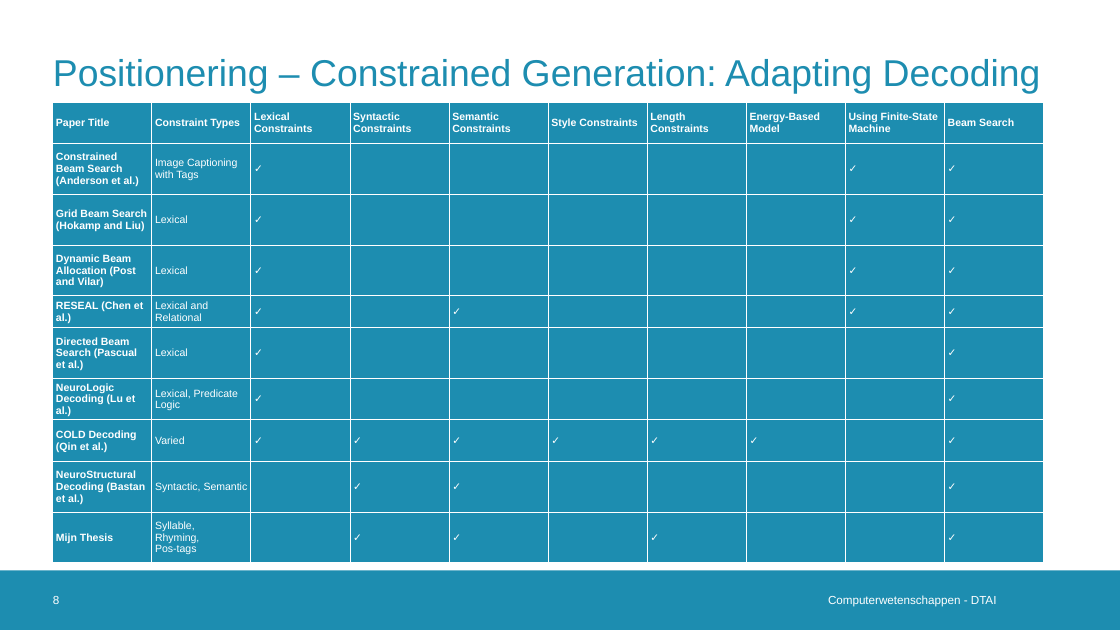
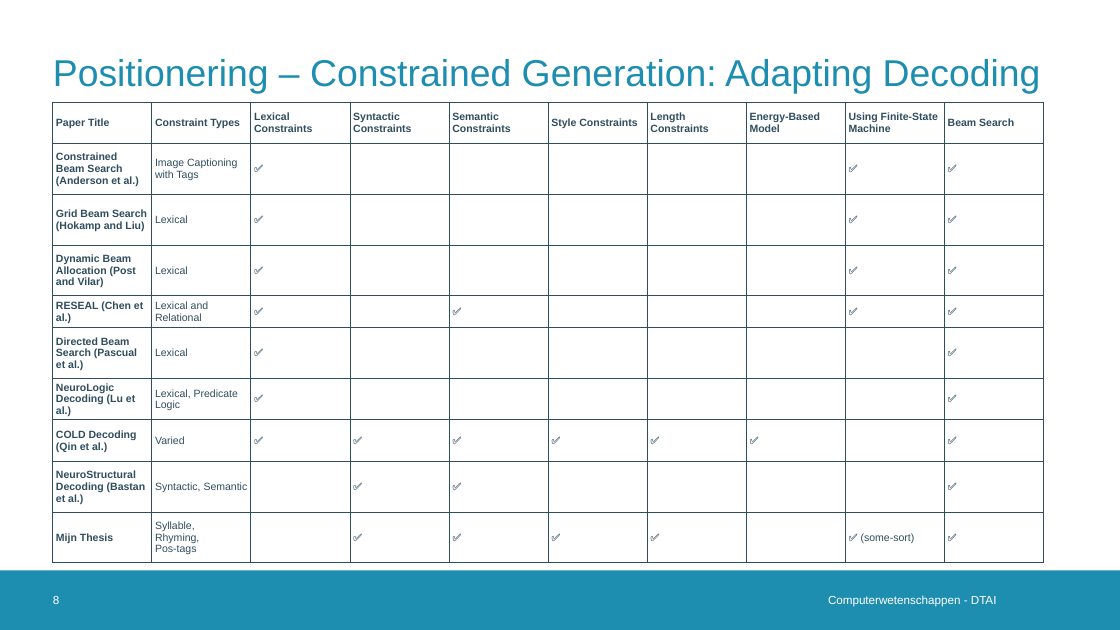
Before and after one commit to Alintermans/Thesis, a slide deck: slide 8 of Presentations/Third Intermediate Presentation/Presentation.pptx. Drawn at 1120x630 pixels with LibreOffice and Linux fonts; fonts in the diff are those of the drawing; background and template pictures are left out. Boxes give left, top, right and bottom in pixels: in the first picture for what was removed or moved away, otherwise in the second. Text is boxed around its words. In the diff, an @@ line names an element or a change of style, - is before the commit and + after.

```diff
--- a/Presentations/Third Intermediate Presentation/Presentation.pptx
+++ b/Presentations/Third Intermediate Presentation/Presentation.pptx
@@ table at box(53, 103, 1044, 564) @@
-row 2: Constrained Beam Search (Anderson et al.) | Image Captioning with Tags | ✓ |  |  |  |  |  | ✓ | ✓
+row 2: Constrained Beam Search (Anderson et al.) | Image Captioning with Tags | ✅ |  |  |  |  |  | ✅ | ✅
-row 3: Grid Beam Search (Hokamp and Liu) | Lexical | ✓ |  |  |  |  |  | ✓ | ✓
+row 3: Grid Beam Search (Hokamp and Liu) | Lexical | ✅ |  |  |  |  |  | ✅ | ✅
-row 4: Dynamic Beam Allocation (Post and Vilar) | Lexical | ✓ |  |  |  |  |  | ✓ | ✓
+row 4: Dynamic Beam Allocation (Post and Vilar) | Lexical | ✅ |  |  |  |  |  | ✅ | ✅
-row 5: RESEAL (Chen et al.) | Lexical and Relational | ✓ |  | ✓ |  |  |  | ✓ | ✓
+row 5: RESEAL (Chen et al.) | Lexical and Relational | ✅ |  | ✅ |  |  |  | ✅ | ✅
-row 6, column 3: ✓
+row 6, column 3: ✅
-row 6, column 10: ✓
+row 6, column 10: ✅
-row 7, column 3: ✓
+row 7, column 3: ✅
-row 7, column 10: ✓
+row 7, column 10: ✅
-row 8: COLD Decoding (Qin et al.) | Varied | ✓ | ✓ | ✓ | ✓ | ✓ | ✓ |  | ✓
+row 8: COLD Decoding (Qin et al.) | Varied | ✅ | ✅ | ✅ | ✅ | ✅ | ✅ |  | ✅
-row 9: NeuroStructural Decoding (Bastan et al.) | Syntactic, Semantic |  | ✓ | ✓ |  |  |  |  | ✓
+row 9: NeuroStructural Decoding (Bastan et al.) | Syntactic, Semantic |  | ✅ | ✅ |  |  |  |  | ✅
-row 10: Mijn Thesis | Syllable, Rhyming, Pos-tags |  | ✓ | ✓ |  | ✓ |  |  | ✓
+row 10: Mijn Thesis | Syllable, Rhyming, Pos-tags |  | ✅ | ✅ | ✅ | ✅ |  | ✅ (some-sort) | ✅
@@ fill #1D8DB0 to none in 61 cells @@
@@ text colour #FFFFFF to #2F4D5D @@
@@ borders changed @@
```
Also in this commit, not shown: 12 other slides changed, 1 slide removed, 2 other files.
